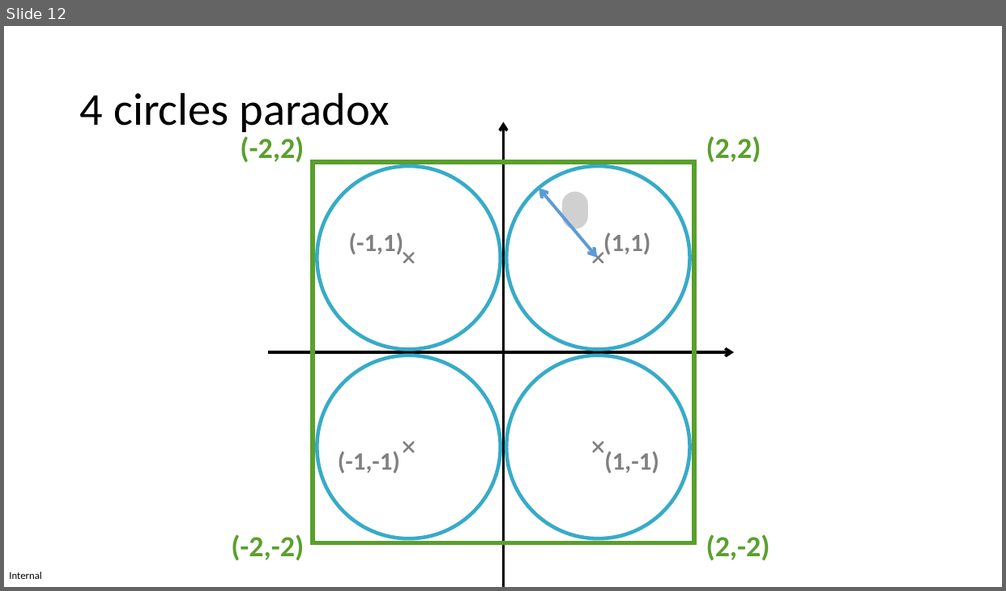
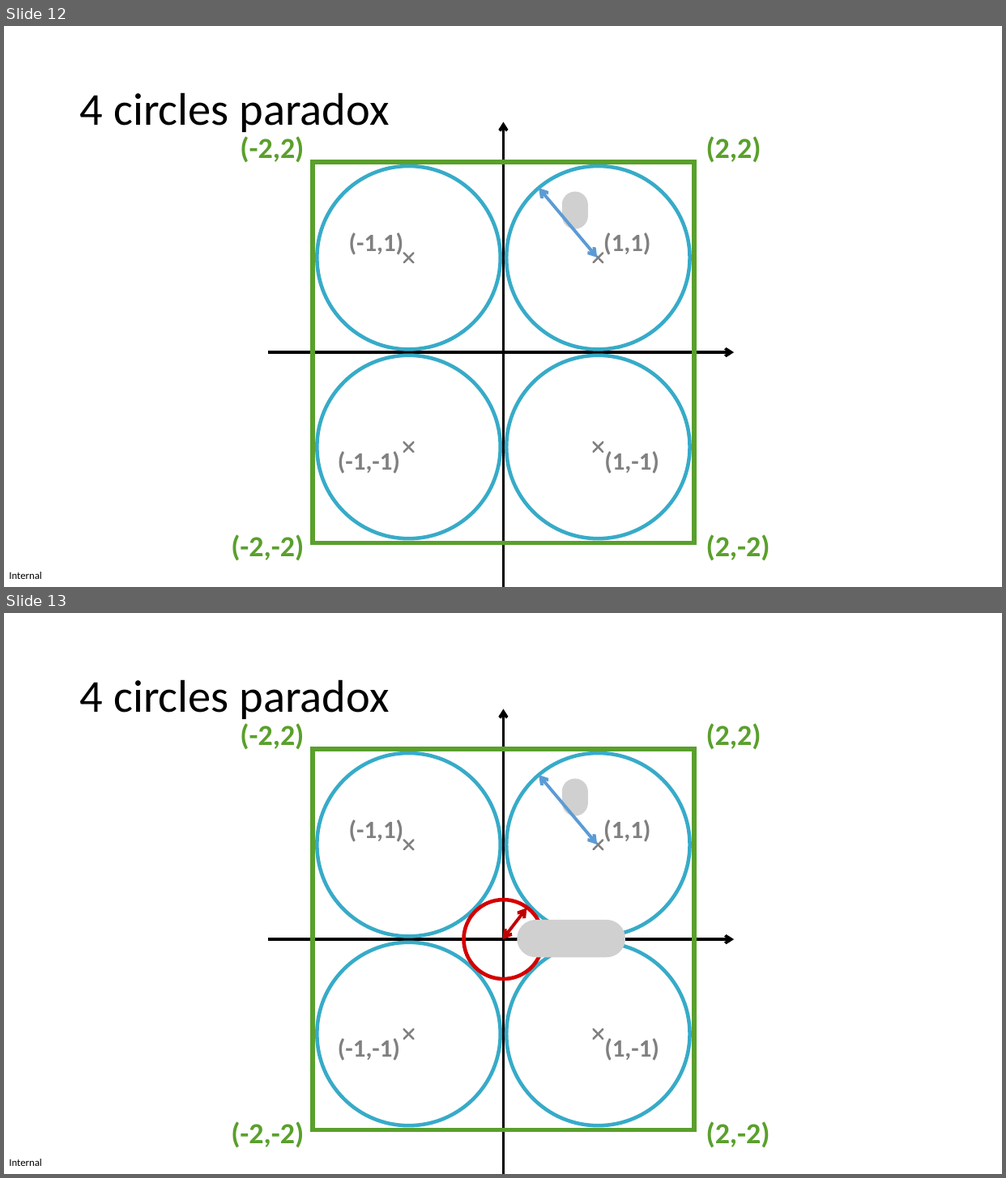
Before and after one commit to MICS-Lab/XmasPresentation2023PRFD, a slide deck: slides_x_mas_2023.pptx. Shown one above the other, each under a label of ours: slide 12 before the commit, slides 12 and 13 after it. The pictures are 1006x591 and 1006x1178 pixels, drawn with LibreOffice and Linux fonts; fonts in the diff are those of the drawing; grey boxes stand for pictures. Boxes give left, top, right and bottom in pixels: in the first picture for what was removed or moved away, otherwise in the second. Text is boxed around its words. In the diff, an @@ line names an element or a change of style, - is before the commit and + after.

Commit message:
4 circles paradox: inside circle

```diff
--- a/slides_x_mas_2023.pptx
+++ b/slides_x_mas_2023.pptx
@@ slide 13 added at (4,613,1002,1174), background #FFFFFF; not listed: 1 template element that a slide beside it also shows @@
@@ title added at (80,679,390,719), 44 pt, text #000000 @@
+4 circles paradox
@@ freeform shape added at (503,709,508,1173), fill #000000 at 50% opacity, outline #000000 2.7 pt @@
@@ text added at (240,723,304,750), 28 pt, text #5AA02C, bold @@
+(-2,2)
@@ text added at (706,723,761,750), 28 pt, text #5AA02C, bold @@
+(2,2)
@@ freeform shape added at (313,749,694,1131), outline #5AA02C 4.49 pt @@
@@ freeform shape added at (317,753,501,936), outline #37ABC8 3.55 pt @@
@@ freeform shape added at (506,753,690,936), outline #37ABC8 3.55 pt @@
@@ double arrow added from (539, 776) to (597, 845), #5B9BD5 3 pt @@
@@ picture added at (562,778,589,815) @@
@@ text added at (349,820,404,842), 24 pt, text #808080, bold @@
+(-1,1)
@@ text added at (603,820,650,842), 24 pt, text #808080, bold @@
+(1,1)
@@ freeform shape added at (404,840,414,850), outline #808080 1.93 pt @@
@@ freeform shape added at (593,840,603,850), outline #808080 1.93 pt @@
@@ freeform shape added at (463,900,543,979), outline #D40000 3.59 pt @@
@@ double arrow added from (503, 939) to (526, 908), #C00000 3 pt @@
@@ picture added at (517,920,625,957) @@
@@ freeform shape added at (270,939,734,944), fill #000000 at 50% opacity, outline #000000 2.7 pt @@
@@ freeform shape added at (317,943,501,1126), outline #37ABC8 3.55 pt @@
@@ freeform shape added at (506,943,690,1126), outline #37ABC8 3.55 pt @@
@@ text added at (338,1038,400,1061), 24 pt, text #808080, bold @@
+(-1,-1)
@@ freeform shape added at (404,1029,414,1039), outline #808080 1.93 pt @@
@@ freeform shape added at (593,1029,603,1039), outline #808080 1.93 pt @@
@@ text added at (604,1038,659,1061), 24 pt, text #808080, bold @@
+(1,-1)
@@ text added at (231,1122,304,1148), 28 pt, text #5AA02C, bold @@
+(-2,-2)
@@ text added at (706,1122,770,1148), 28 pt, text #5AA02C, bold @@
+(2,-2)
```
